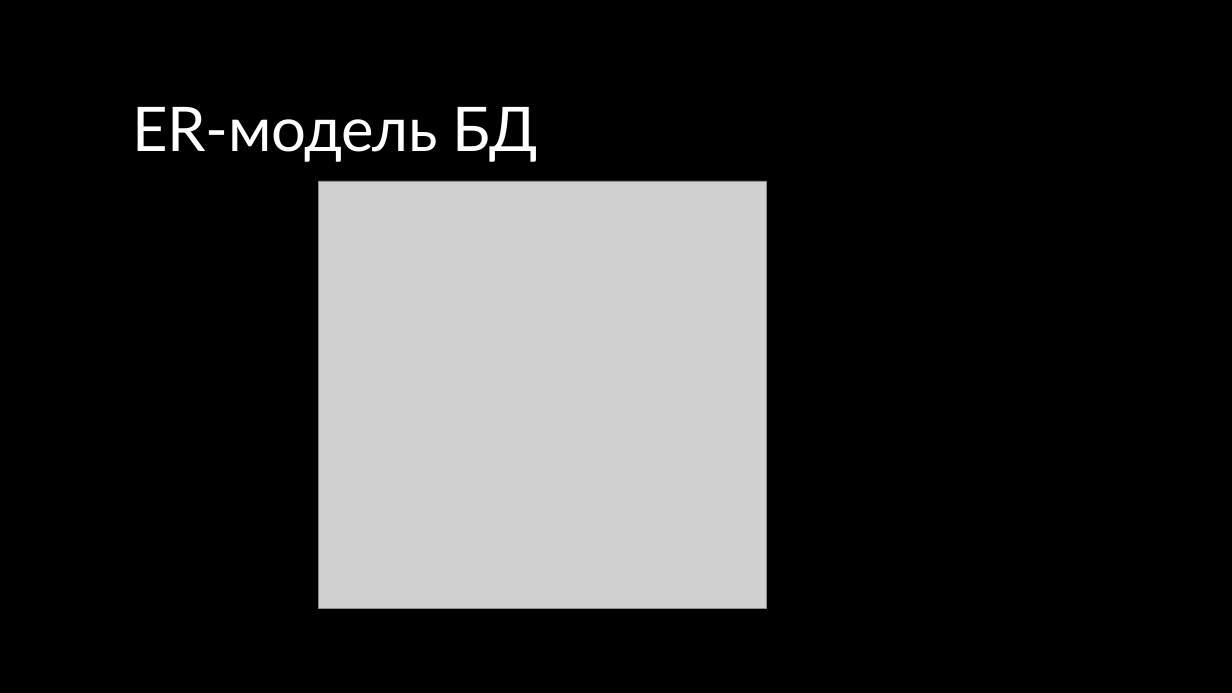
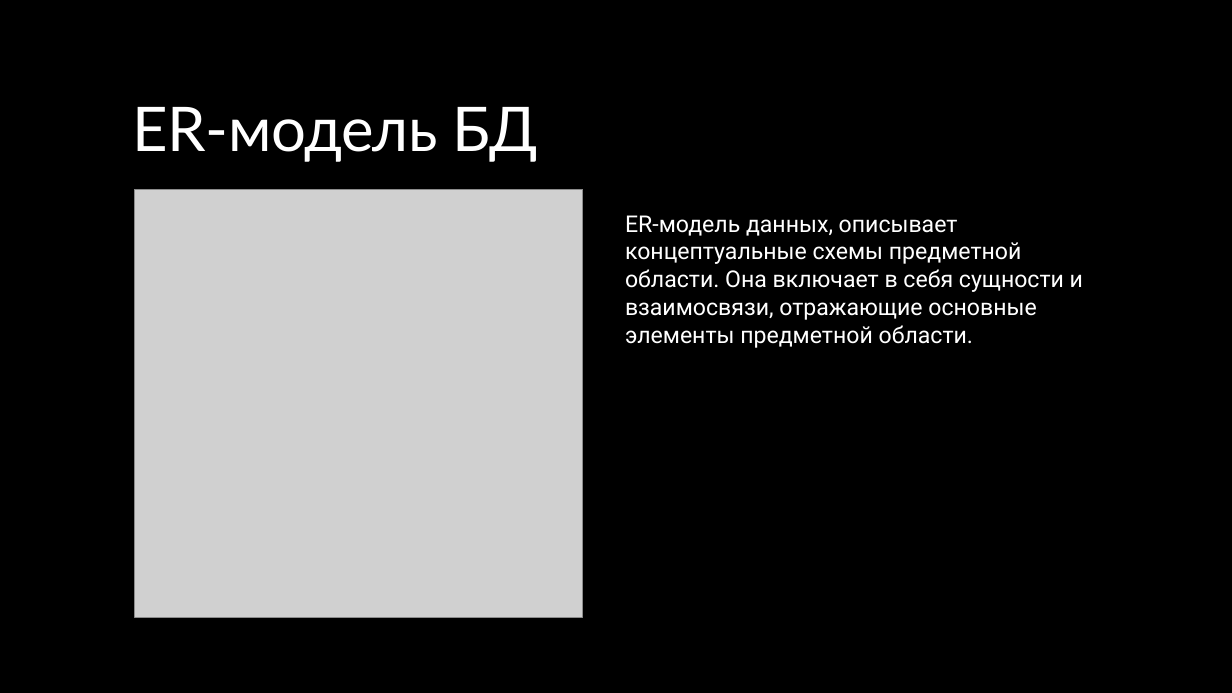
Before and after one commit to Evdokimov27/Airplane-Sale-Tiket, a slide deck: slide 8 of Курсовой Евдокимов.pptx. Drawn at 1232x693 pixels with LibreOffice and Linux fonts; fonts in the diff are those of the drawing; grey boxes stand for pictures; background and template pictures are left out. Boxes give left, top, right and bottom in pixels: in the first picture for what was removed or moved away, otherwise in the second. Text is boxed around its words. In the diff, an @@ line names an element or a change of style, - is before the commit and + after.

```diff
--- a/Курсовой Евдокимов.pptx
+++ b/Курсовой Евдокимов.pptx
@@ picture: place and size @@
-picture at [319,181,766,609]
+picture at [135,189,582,617]
@@ text added at [625,215,1083,348], 18 pt, text #FFFFFF @@
+ER-модель данных, описывает концептуальные схемы предметной области. Она включает в себя сущности и взаимосвязи, отражающие основные элементы предметной области.
```
Also in this commit, not shown: 4 other slides changed.
